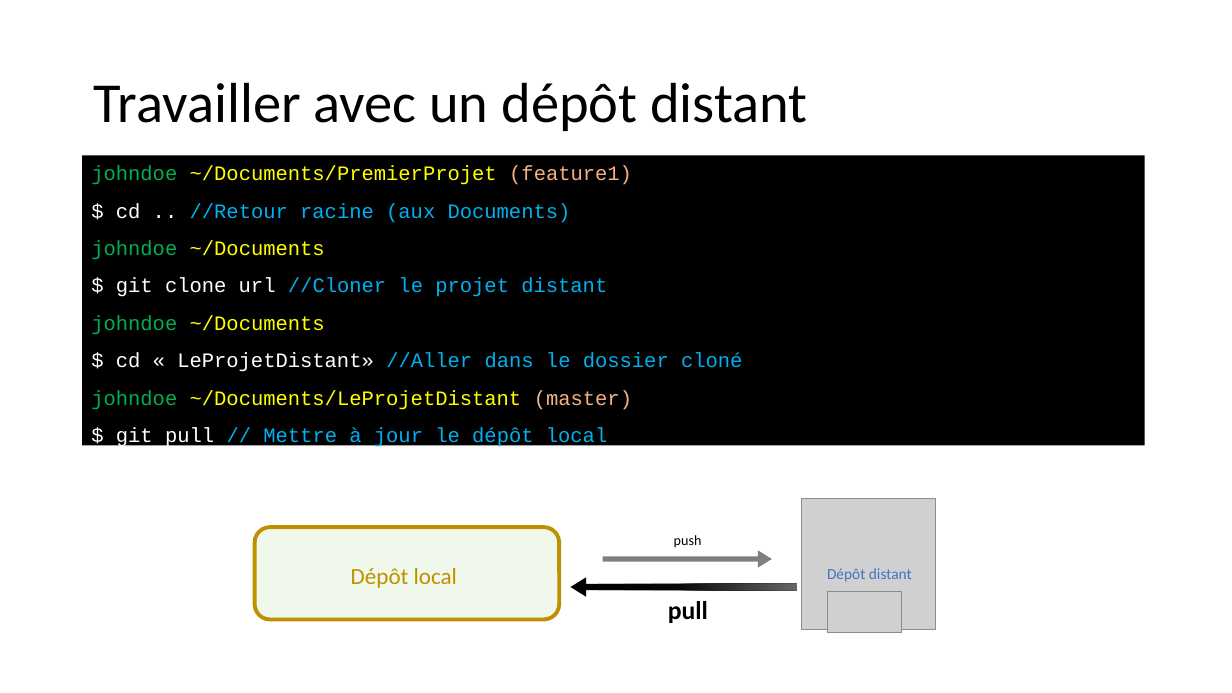
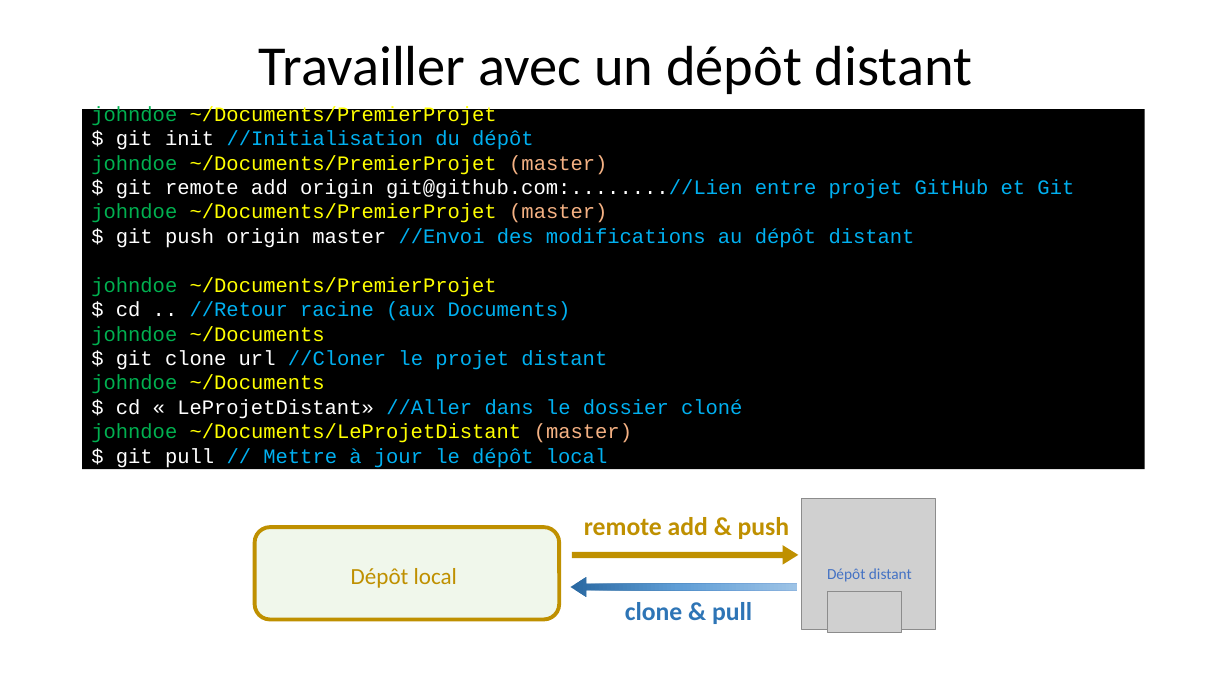
Before and after one commit to BenRobert38/BUT3-GIT-2025, a slide deck: slide 25 of Cours/BUT3-Cours1.pptx (slide 30 before the commit). Drawn at 1232x693 pixels with LibreOffice and Linux fonts; fonts in the diff are those of the drawing; grey boxes stand for pictures. Boxes give left, top, right and bottom in pixels: in the first picture for what was removed or moved away, otherwise in the second. Text is boxed around its words. In the diff, an @@ line names an element or a change of style, - is before the commit and + after.

```diff
--- a/Cours/BUT3-Cours1.pptx
+++ b/Cours/BUT3-Cours1.pptx
@@ title "Travailler avec un dépôt distant": place and size @@
-title "Travailler avec un dépôt distant" at [94, 82, 807, 131]
+title "Travailler avec un dépôt distant" at [259, 45, 972, 94]
@@ title "Travailler avec un dépôt distant" at [259, 45, 972, 94]: alignment left to centre @@
@@ text "johndoe ~/Documents/PremierProjet": place and size @@
-text "johndoe ~/Documents/PremierProjet" at [82, 155, 1145, 455]
+text "johndoe ~/Documents/PremierProjet" at [82, 109, 1145, 478]
@@ text at [91, 106, 1074, 297]: text changed @@
-johndoe ~/Documents/PremierProjet (feature1)
+johndoe ~/Documents/PremierProjet
+$ git init //Initialisation du dépôt
+johndoe ~/Documents/PremierProjet (master)
+$ git remote add origin git@github.com:........//Lien entre projet GitHub et Git
+johndoe ~/Documents/PremierProjet (master)
+$ git push origin master //Envoi des modifications au dépôt distant
+johndoe ~/Documents/PremierProjet
@@ text at [91, 302, 742, 468]: line spacing 1 to 9pt @@
@@ text at [584, 517, 790, 539]: text changed; size 11 to 20 pt; text colour #000000 to #BF9000; bold on @@
-push
+remote add & push
@@ down arrow: place and size @@
-down arrow at [604, 550, 773, 567]
+down arrow at [572, 545, 799, 565]
@@ down arrow at [572, 545, 799, 565]: fill #000000 at 50% opacity to #BF9000 @@
@@ down arrow at [570, 578, 797, 597]: fill gradient #000000 to #080808 to #666666 to gradient #2A69A2 to #609ED6 to #9DC3E6 @@
@@ text at [625, 602, 752, 624]: text changed; text colour #000000 to #2E75B6 @@
-pull
+clone & pull
```
Also in this commit, not shown: 23 other slides changed, 23 slides added, 1 other file.
